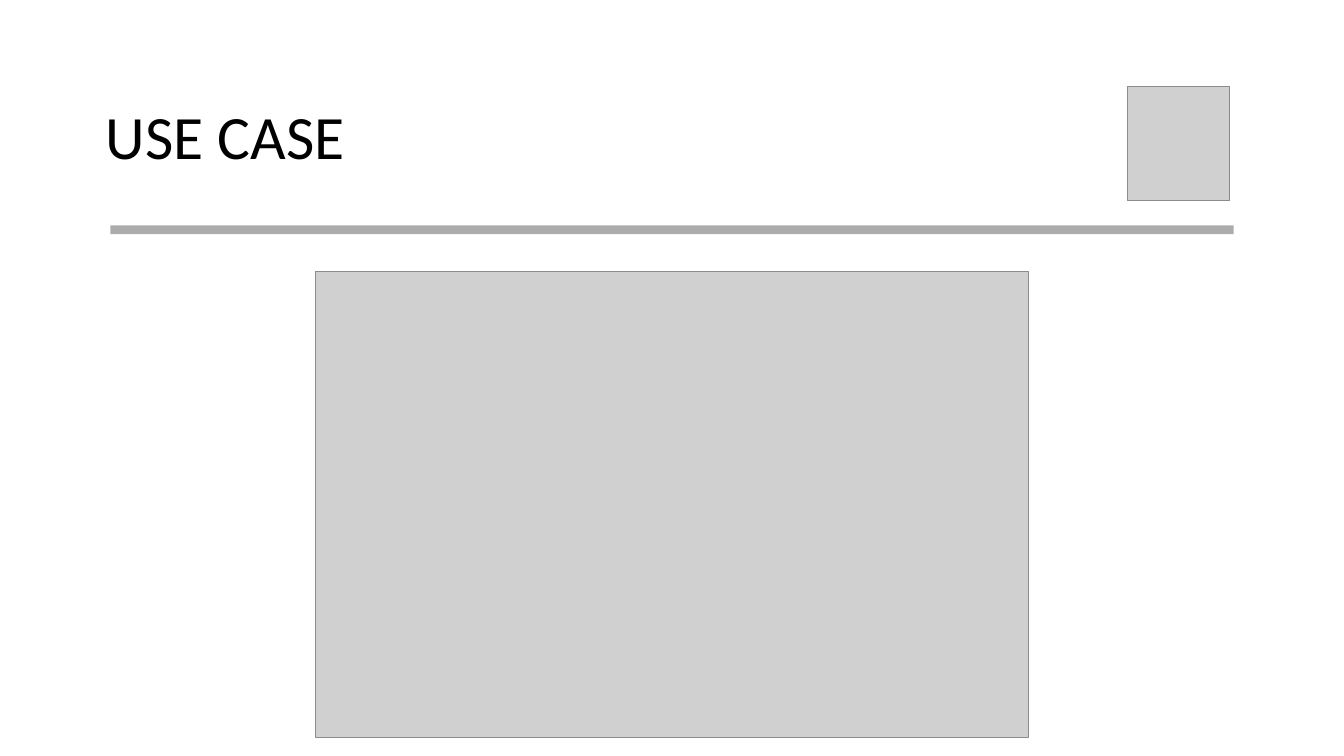
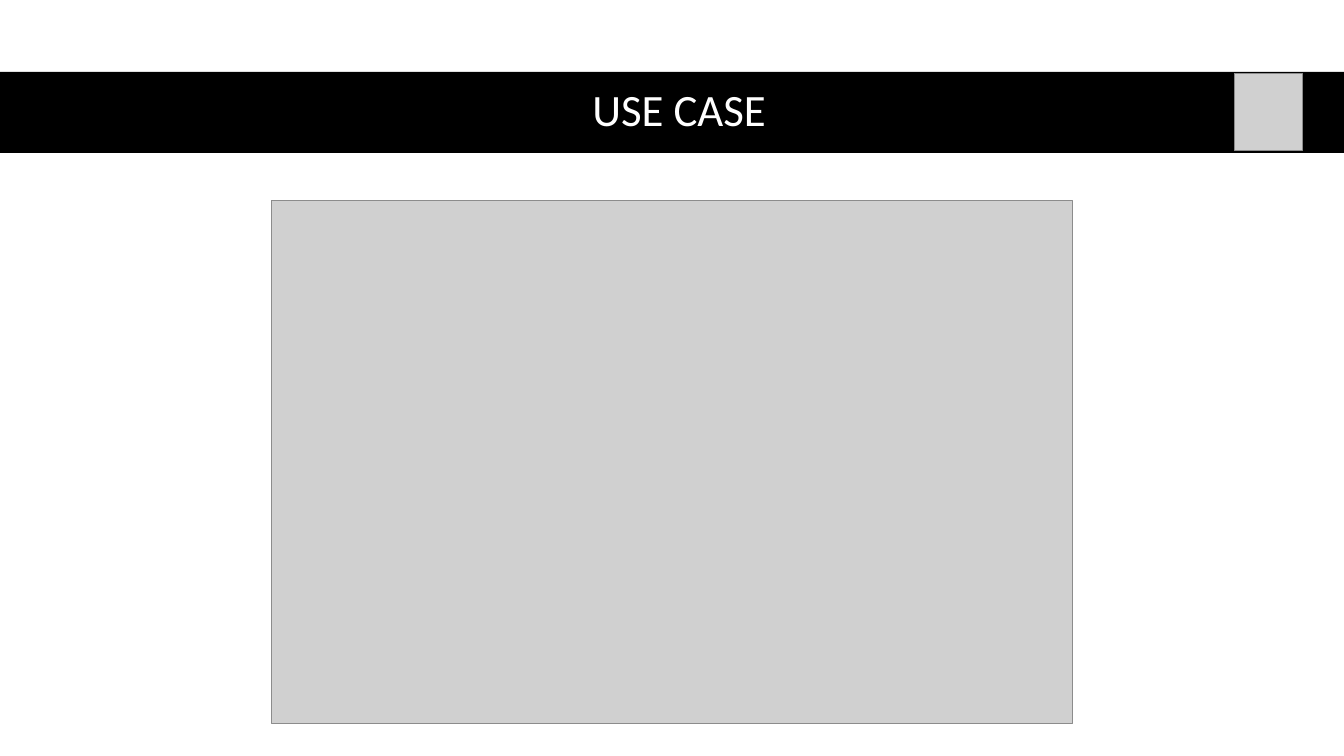
Before and after one commit to vitorsilv/Next-Streaming, a slide deck: slide 11 of Documentação/Apresentação.pptx (slide 16 before the commit). Drawn at 1344x756 pixels with LibreOffice and Linux fonts; fonts in the diff are those of the drawing; grey boxes stand for pictures. Boxes give left, top, right and bottom in pixels: in the first picture for what was removed or moved away, otherwise in the second. Text is boxed around its words. In the diff, an @@ line names an element or a change of style, - is before the commit and + after.

```diff
--- a/Documentação/Apresentação.pptx
+++ b/Documentação/Apresentação.pptx
@@ rectangle added at [0, 72, 1344, 153], fill #000000 @@
@@ title "USE CASE": place and size @@
-title "USE CASE" at [106, 119, 345, 160]
+title "USE CASE" at [592, 97, 766, 127]
@@ title "USE CASE" at [592, 97, 766, 127]: size 44 to 32 pt, text colour #000000 to #FFFFFF; alignment left to centre @@
@@ picture: place and size @@
-picture at [1128, 87, 1230, 200]
+picture at [1234, 74, 1303, 150]
@@ picture: place and size @@
-picture at [316, 271, 1028, 737]
+picture at [271, 201, 1072, 724]
@@ rectangle removed at [110, 226, 1233, 235] @@
```
Also in this commit, not shown: 14 other slides changed, 7 slides removed, 2 other files.
